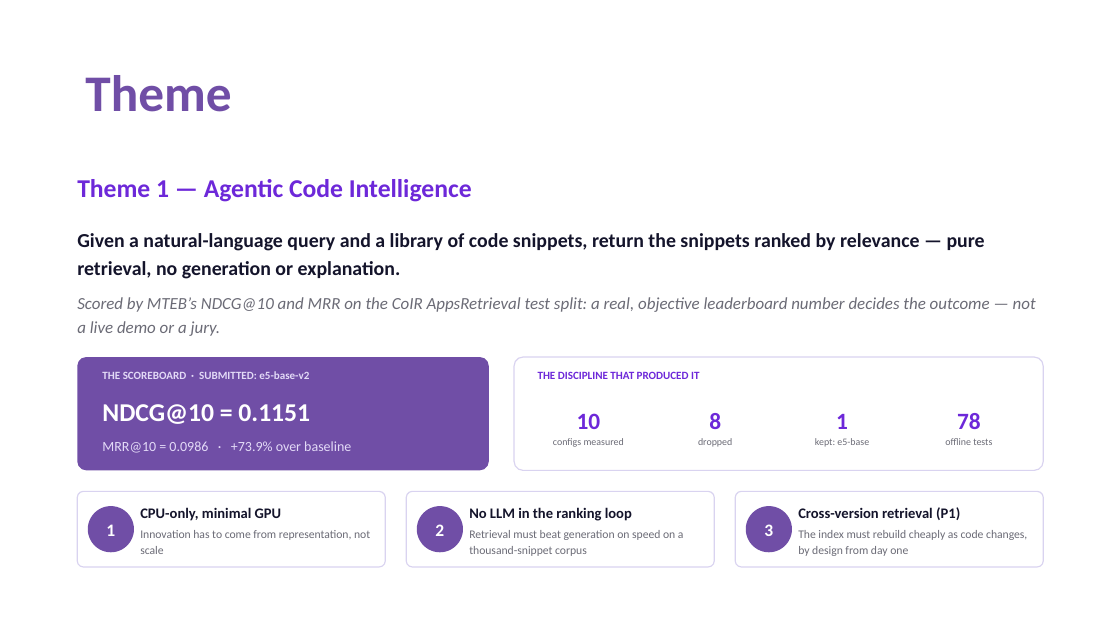
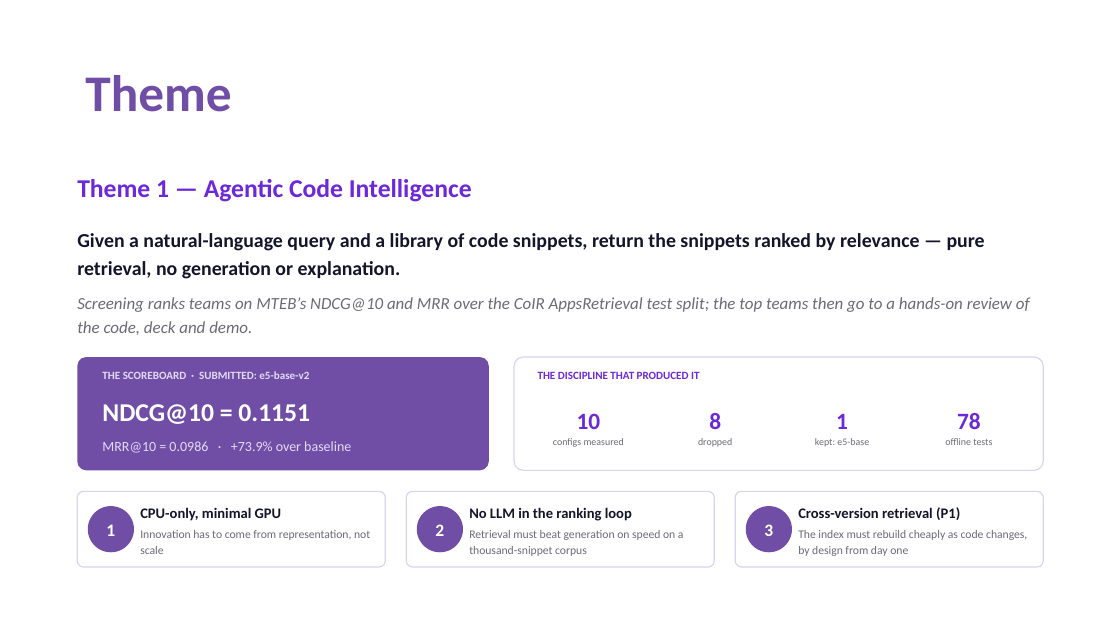
Before and after one commit to Ajha2005/samsung-prism, a slide deck: slide 2 of submission/Thapar_Trace_Submission_ppt.pptx. Drawn at 1120x630 pixels with LibreOffice and Linux fonts; fonts in the diff are those of the drawing. Boxes give left, top, right and bottom in pixels: in the first picture for what was removed or moved away, otherwise in the second. Text is boxed around its words. In the diff, an @@ line names an element or a change of style, - is before the commit and + after.

```diff
--- a/submission/Thapar_Trace_Submission_ppt.pptx
+++ b/submission/Thapar_Trace_Submission_ppt.pptx
@@ text at bbox=[77, 297, 1030, 335]: text changed @@
-Scored by MTEB’s NDCG@10 and MRR on the CoIR AppsRetrieval test split: a real, objective leaderboard number decides the outcome — not a live demo or a jury.
+Screening ranks teams on MTEB’s NDCG@10 and MRR over the CoIR AppsRetrieval test split; the top teams then go to a hands-on review of the code, deck and demo.
```
Also in this commit, not shown: 5 other slides changed, 1 other file.
